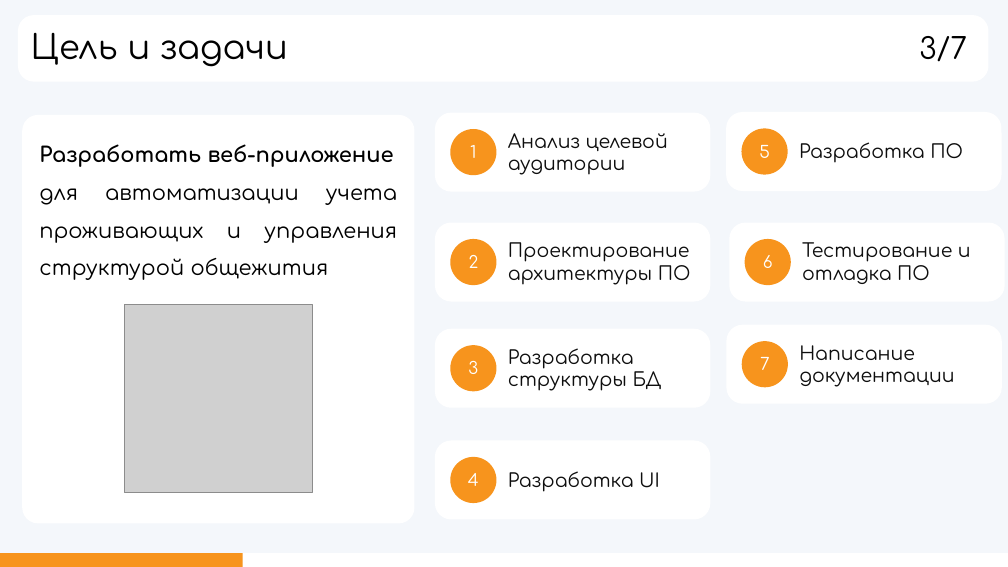
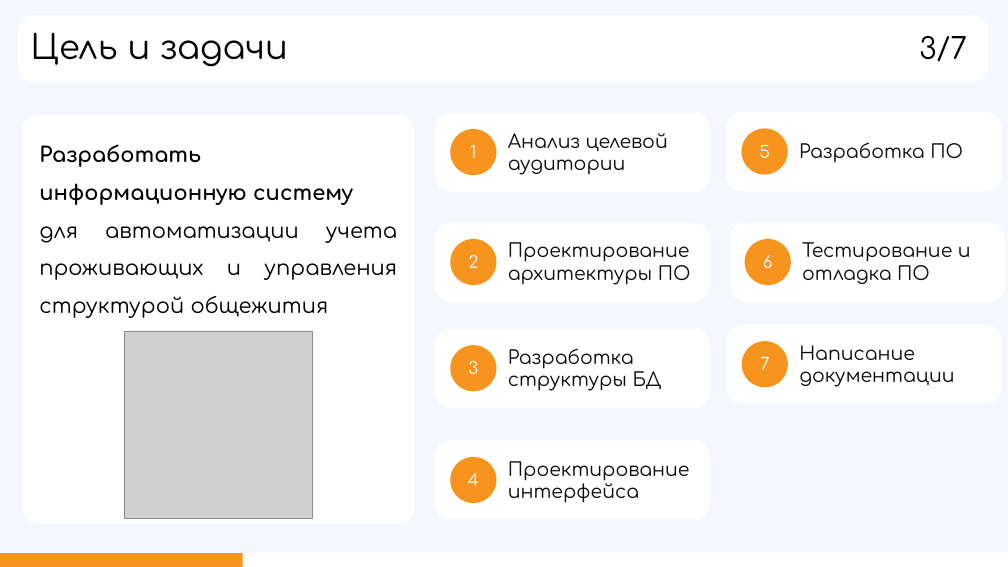
Before and after one commit to hhallva/cmdnt-website, a slide deck: slide 3 of ДП/Презентация/Презентация.pptx. Drawn at 1008x567 pixels with LibreOffice and Linux fonts; fonts in the diff are those of the drawing; grey boxes stand for pictures. Boxes give left, top, right and bottom in pixels: in the first picture for what was removed or moved away, otherwise in the second. Text is boxed around its words. In the diff, an @@ line names an element or a change of style, - is before the commit and + after.

```diff
--- a/ДП/Презентация/Презентация.pptx
+++ b/ДП/Презентация/Презентация.pptx
@@ text at [39,144,353,205]: text changed @@
-Разработать веб-приложение
+Разработать информационную систему
@@ picture: place and size @@
-picture at [124,305,312,492]
+picture at [124,331,312,519]
@@ text at [508,461,690,503]: text changed @@
-Разработка UI
+Проектирование интерфейса
```
Also in this commit, not shown: 4 other slides changed, 18 other files.
